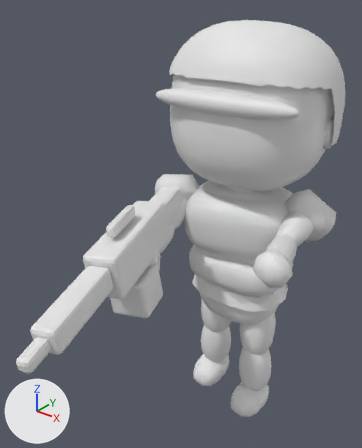
The glTF model models/hero_iron.glb: old version first, new version second.
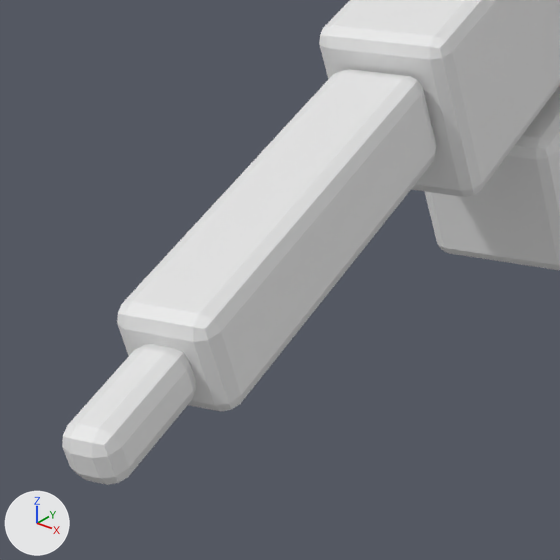
The first picture shows the older version from a 50 mm camera at (0.868, -1.452, 1.587) aimed at (-0.044, -0.312, 0.881). The close-ups show the older and then the newer version on the part from 0% to 40% of the width and 55% to 88% of the height of that picture. Only the edits that show in the close-ups are written down. Lighting does not change. The marker at lower left points along +X, +Y and +Z. Where no turn or scale is listed for an object, it has been applied to the vertices.

The older version as bpy lines, for what is in view:
```python
me_part_061 = bpy.data.meshes.new('part.061')
me_part_061.from_pydata(...)  # 56 vertices, 108 faces; spans x -0.107..0.107, y -0.19..0.19, z -0.089..0.089
me_part_061.materials.append(mat_gunmetal)  # white #e7e7e7
me_part_062 = bpy.data.meshes.new('part.062')
me_part_062.from_pydata(...)  # 56 vertices, 108 faces; spans x -0.076..0.076, y -0.143..0.143, z -0.051..0.051
me_part_062.materials.append(mat_charcoal)  # white #e7e7e7
me_part_063 = bpy.data.meshes.new('part.063')
me_part_063.from_pydata(...)  # 56 vertices, 108 faces; spans x -0.0295..0.0295, y -0.046..0.046, z -0.0236..0.0236
me_part_063.materials.append(mat_metal)  # white #e7e7e7
ob_acc_lmg_27 = bpy.data.objects.new('acc.lmg.27', me_part_061)
ob_acc_lmg_27.location = (-0.116, -0.474, 0.844)
ob_acc_lmg_28 = bpy.data.objects.new('acc.lmg.28', me_part_062)
ob_acc_lmg_28.location = (-0.021, -0.779, 0.825)
ob_acc_lmg_29 = bpy.data.objects.new('acc.lmg.29', me_part_063)
ob_acc_lmg_29.location = (0.033, -0.95, 0.809)
# also in view: 'acc.lmg.30' at (-0.099, -0.476, 0.694)
```
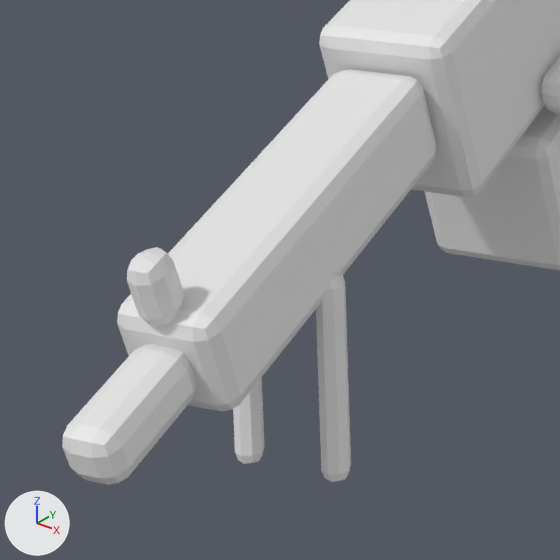
Boxes (x1, y1, x2, y2) around the edits, measured in the close-ups (560 x 560 px):
'acc.lmg.54', added: after (316, 272, 351, 482)
'acc.lmg.53', added: after (127, 247, 184, 327)
'acc.lmg.55', added: after (233, 377, 265, 464)
'acc.lmg.50', added: after (541, 57, 560, 114)

Diff of the bpy script that builds the scene:
```diff
--- a/models/hero_iron.glb.py
+++ b/models/hero_iron.glb.py
@@ me_part_112 @@
+me_part_112.from_pydata(...)  # 56 vertices, 108 faces; spans x -0.0207..0.0207, y -0.0234..0.0234, z -0.0722..0.0722
+me_part_112.materials.append(mat_metal)  # white #e7e7e7
@@ me_part_110 @@
+me_part_110.from_pydata(...)  # 56 vertices, 108 faces; spans x -0.0137..0.0137, y -0.0159..0.0159, z -0.0251..0.0251
+me_part_110.materials.append(mat_gunmetal)  # white #e7e7e7
@@ me_part_107 @@
+me_part_107.from_pydata(...)  # 56 vertices, 108 faces; spans x -0.026..0.026, y -0.049..0.049, z -0.0211..0.0211
+me_part_107.materials.append(mat_metal)  # white #e7e7e7
@@ ob_acc_lmg_55 @@
+ob_acc_lmg_55 = bpy.data.objects.new('acc.lmg.55', me_part_112)
+ob_acc_lmg_55.location = (-0.036, -0.817, 0.729)
@@ ob_acc_lmg_54 @@
+ob_acc_lmg_54 = bpy.data.objects.new('acc.lmg.54', me_part_112.copy())
+ob_acc_lmg_54.location = (0.031, -0.797, 0.736)
@@ ob_acc_lmg_53 @@
+ob_acc_lmg_53 = bpy.data.objects.new('acc.lmg.53', me_part_110)
+ob_acc_lmg_53.location = (0.014, -0.909, 0.868)
@@ ob_acc_lmg_50 @@
+ob_acc_lmg_50 = bpy.data.objects.new('acc.lmg.50', me_part_107)
+ob_acc_lmg_50.location = (-0.04, -0.467, 0.8)
```
